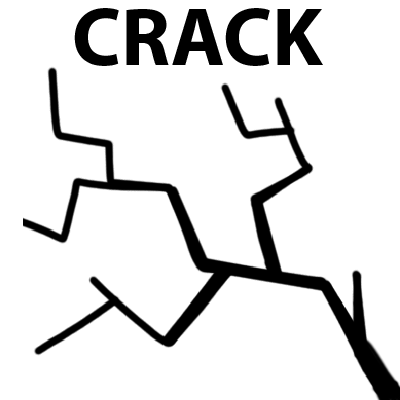
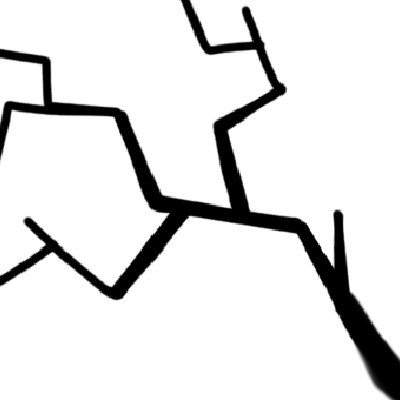
Comparing the layer stacks of the two w=400, h=400 images. Changes:
painted on "Layer 6" over [0, 0, 400, 400]
hid "CRACK" over [74, 8, 323, 66]
